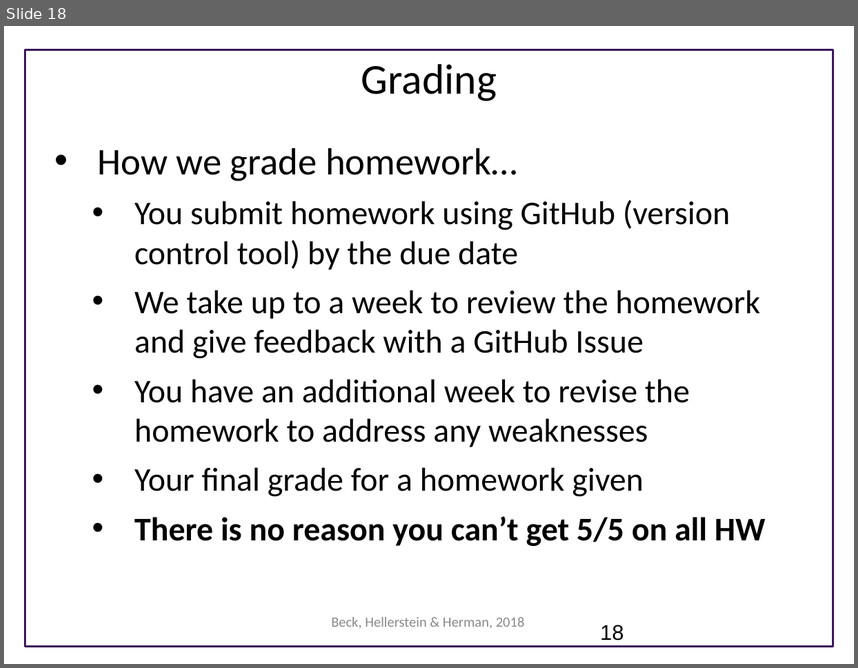
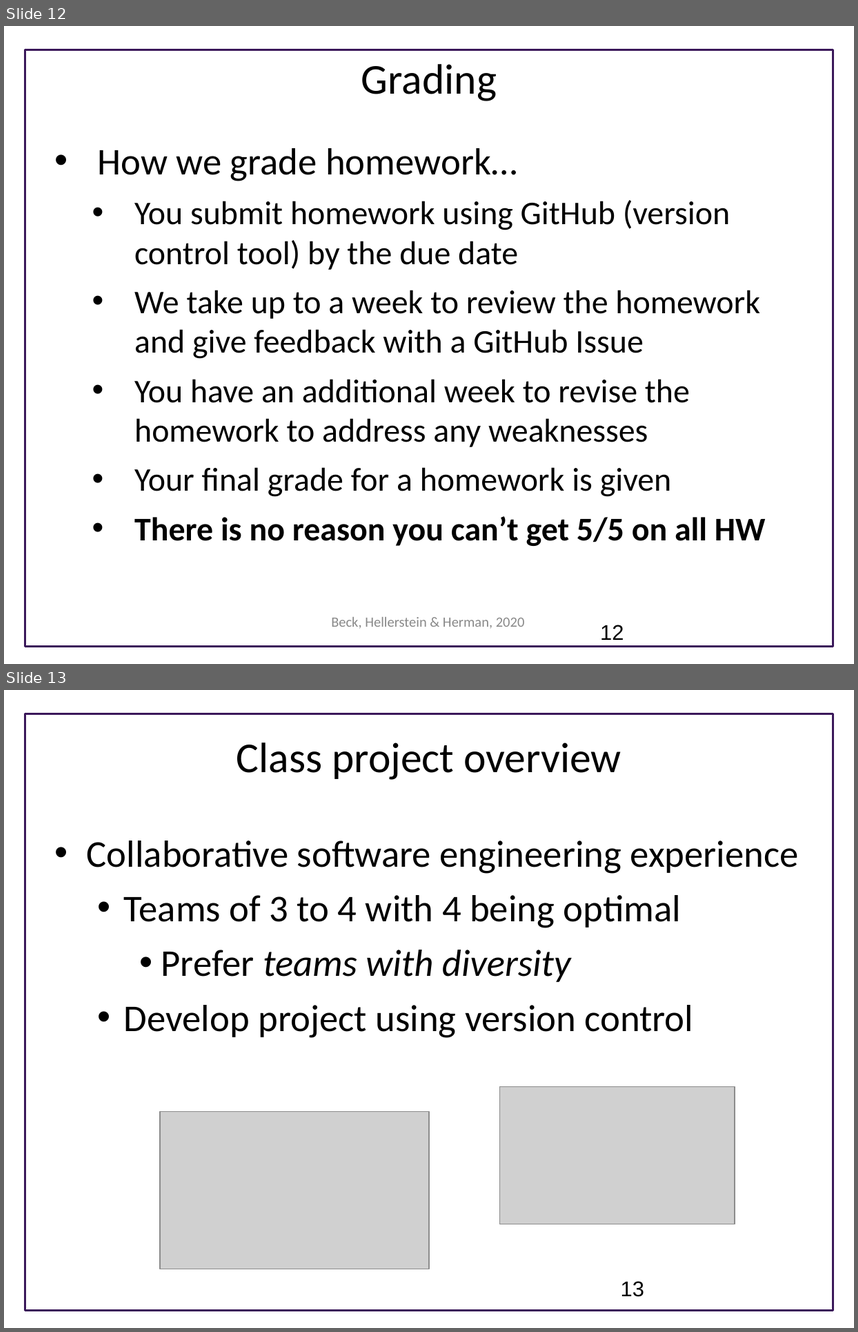
Before and after one commit to UWSEDS/LectureNotes, a slide deck: 01_CourseIntro_DataEssentials/Course Introduction.pptx. Shown one above the other, each under a label of ours: slide 18 before the commit, slides 12 and 13 after it. The pictures are 858x668 and 858x1332 pixels, drawn with LibreOffice and Linux fonts; fonts in the diff are those of the drawing; grey boxes stand for pictures; background and template pictures are left out. Boxes give left, top, right and bottom in pixels: in the first picture for what was removed or moved away, otherwise in the second. Text is boxed around its words. In the diff, an @@ line names an element or a change of style, - is before the commit and + after.

Commit message:
revised the intro for this year to match the plan and to focus more on projects

```diff
--- a/01_CourseIntro_DataEssentials/Course Introduction.pptx
+++ b/01_CourseIntro_DataEssentials/Course Introduction.pptx
@@ slide 13 added at [4,690,854,1328], background #FFFFFF; not listed: 1 template element that a slide beside it also shows @@
@@ text added at [237,742,621,780], 36 pt, text #000000 @@
+Class project overview
@@ text added at [87,840,799,1038], 32 pt, text #000000 @@
+• Collaborative software engineering experience
+  • Teams of 3 to 4 with 4 being optimal
+    • Prefer teams with diversity
+  • Develop project using version control
@@ picture added at [499,1087,734,1224] @@
@@ picture added at [159,1111,429,1268] @@
@@ page number added at [621,1281,644,1297], 18 pt, text #000000 @@
+13
@@ what was slide 18 is now slide 12 @@
@@ slide 12 changed as well @@
@@ text at [134,467,672,497]: text changed @@
-  • Your final grade for a homework given
+  • Your final grade for a homework is given
@@ text at [331,617,525,628]: text changed @@
-Beck, Hellerstein & Herman, 2018
+Beck, Hellerstein & Herman, 2020
@@ page number at [600,624,624,639]: text changed @@
-18
+12
```
Also in this commit, not shown: 12 other slides changed, 11 other slides added, 6 slides removed.
